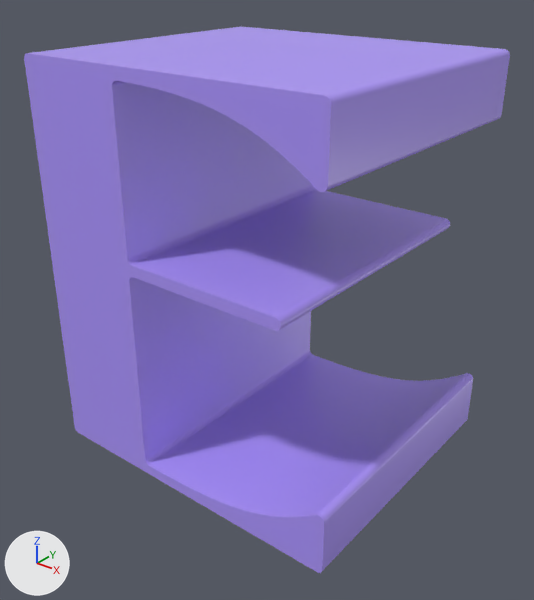
The glTF model public/assets/E.gltf as it was, and as the next commit left it.
Rendered twice from a 50 mm camera at (0.0237, -0.0302, 0.0161) aimed at (0.0003, -0.001, -0.002). The axes (+X, +Y, +Z) are drawn at lower left. The lights are the same throughout. Vertices at the same position are counted once.
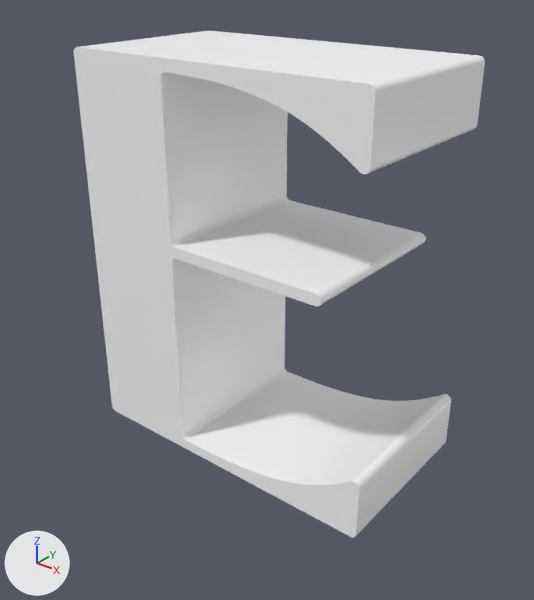
Edits to the bpy script that builds the scene:
```text
Change mat_material_0:
    mat_material_0.base_color: (0.43, 0.312, 1.0) -> (1.0, 1.0, 1.0)  # blue #af98ff -> white #ffffff
Change me_mesh_0:
    where me_mesh_0.from_pydata(...)  # 723 vertices, 1442 faces; spans x -0.0093..0.0093, y -0.008..0.008, z -0.0112..0.0112
    used by ob_mesh_0; location = (0.0, 0.0, 0.0)
    me_mesh_0 part 1: the whole mesh is scaled about its middle by (1, 0.625, 1)
```

Location of each change, (x1, y1, x2, y2) in pixels of the pictures (534 x 600 px):
'Mesh_0', recoloured, mesh rescaled (blue to white, 15% narrower, 7% shorter)
    before: (24, 27, 510, 573)
    after: (74, 31, 485, 538)
